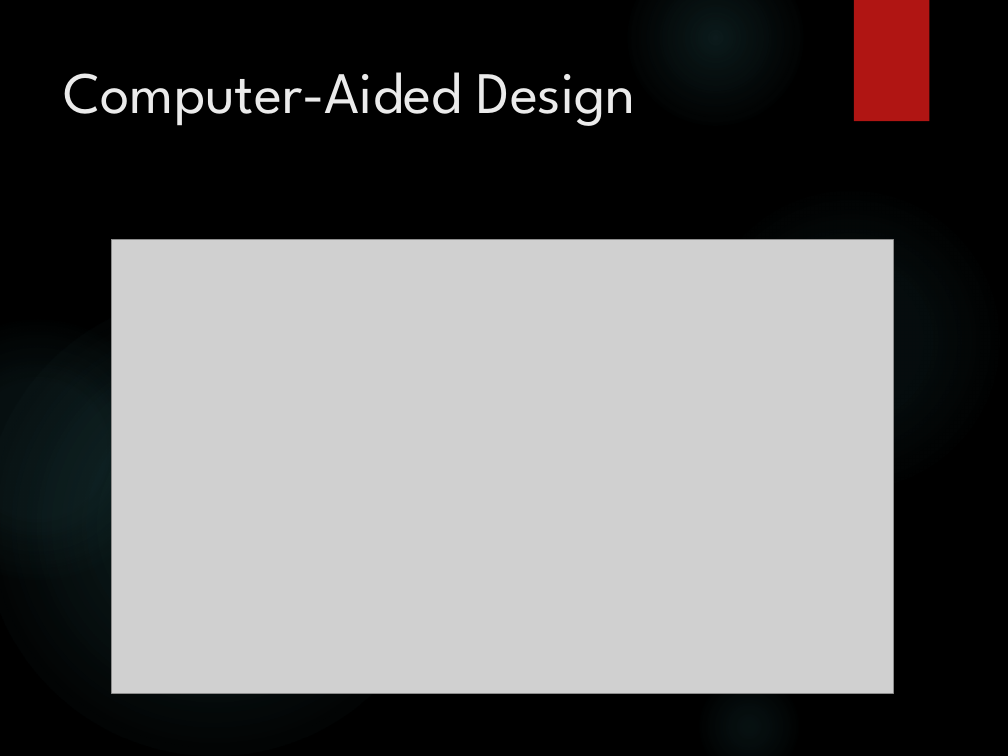
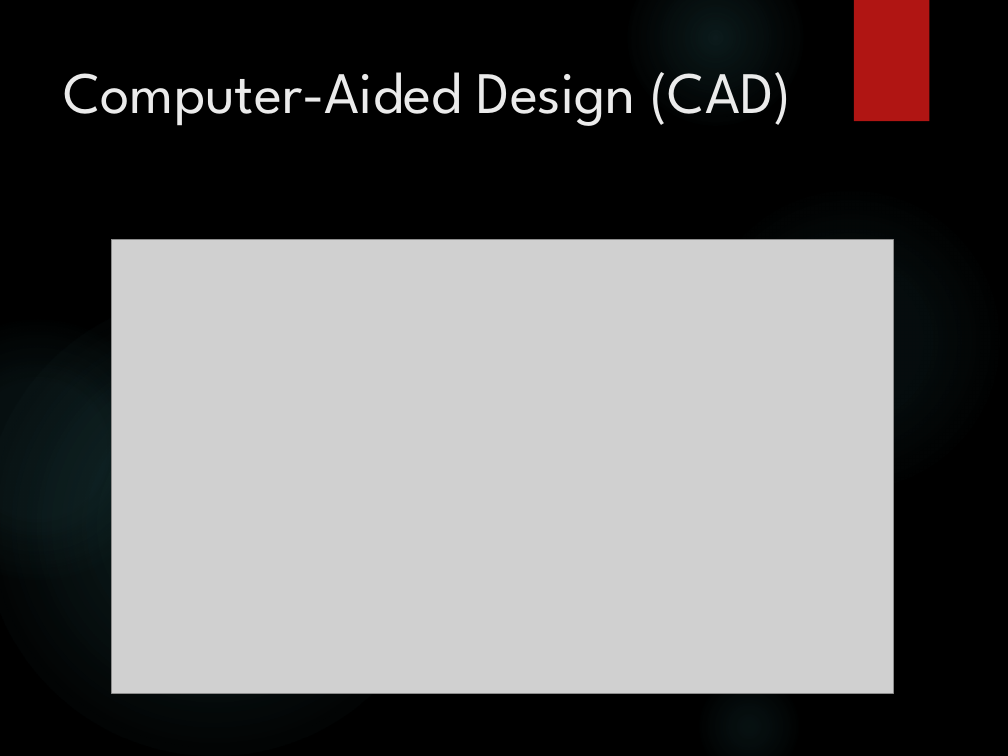
Before and after one commit to seancoogan/vtk_dynamic_color, a slide deck: slide 5 of MSIM741_slides_BARBACHEM_COOGAN.pptx. Drawn at 1008x756 pixels with LibreOffice and Linux fonts; fonts in the diff are those of the drawing; grey boxes stand for pictures; background and template pictures are left out. Boxes give left, top, right and bottom in pixels: in the first picture for what was removed or moved away, otherwise in the second. Text is boxed around its words. In the diff, an @@ line names an element or a change of style, - is before the commit and + after.

```diff
--- a/MSIM741_slides_BARBACHEM_COOGAN.pptx
+++ b/MSIM741_slides_BARBACHEM_COOGAN.pptx
@@ title at box(63, 72, 791, 126): text changed @@
-Computer-Aided Design
+Computer-Aided Design (CAD)
```
Also in this commit, not shown: 1 other slide changed.
